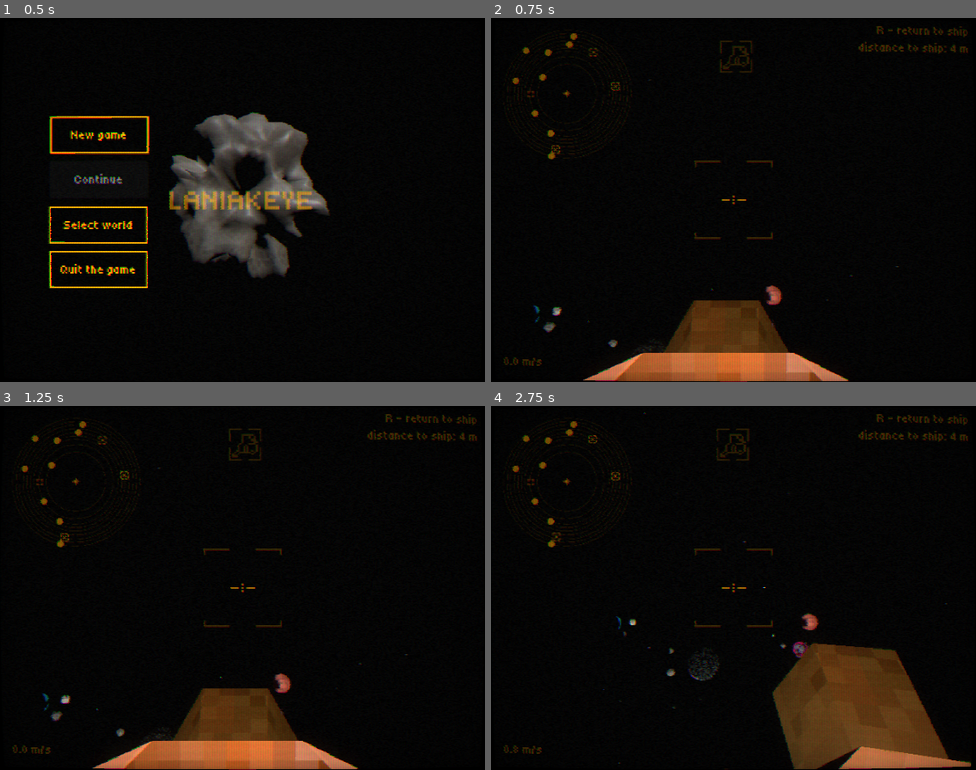
Above: before the commit, frames 1-4 (two rows, left to right).
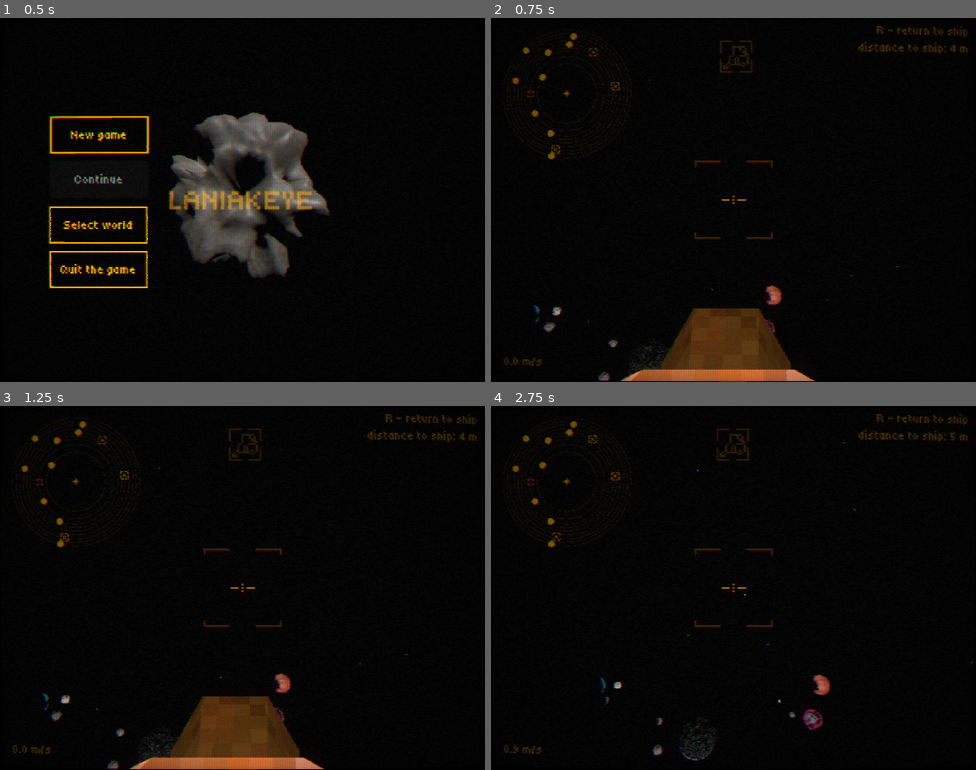
Above: after the commit, the same moments.

Repository: hirqshi/laniakeye
Game: Godot game, scene res://ui/menus/main_menu.tscn
The game is run twice, just before and just after one commit, with the same random seed, the same clock (stepped at 60 frames per second) and the same inputs.
Inputs (mouse positions are in pixels of both pictures, inside the frame that each line leads up to):
- Up to frame 1 (0.5 s): no input
- Up to frame 2 (0.75 s): click "New game" at 0.5 s
- Up to frame 3 (1.25 s): no input
- Up to frame 4 (2.75 s): move the mouse to (757, 588) at 1.27 s; hold R (return) 1.28-2.03 s; hold W (move_forward) from 1.28 s (still down); tap Space (jump) at 1.52, 1.82, 2.27, 2.3, 2.57 s; tap Shift (run) at 1.55, 2.1 s; move the mouse to (709, 588) at 2.02 s

Frame 1 is identical in both runs. In frame 2, 3.0% of the frame differs, in the area x 18-74%, y 77-100%; in frame 3, 3.0%; in frame 4, 11%, in the area x 4-100%, y 1-100%.

Commit message:
refactor: typed GravityZone base + shared gravity math/debug log
- add GravityZone base class (planets/gravity_zone_base.gd), gravity_zone.gd
  and planet_gravity_zone.gd now extend it instead of bare Area3D
- gravity_zone_selector.gd looks up zones as typed GravityZone instead of
  Area3D + has_method()/call() by string
- add GravityBodyMath (generation/gravity_body_math.gd): extracts the
  gravity falloff curve and jump velocity scaling that were duplicated
  in player_controller.gd and ship_controller.gd
- add DebugLog (core/debug_log.gd): opt-in wrapper to replace raw print()
  calls left in physics code from gravity/jump debugging

player_controller.gd and ship_controller.gd not touched in this commit -
follow-up patch needed to wire them to GravityBodyMath/DebugLog, see PR
description for exact diff instructions.

Diff:
--- /dev/null
+++ b/core/debug_log.gd
@@ -0,0 +1,23 @@
+class_name DebugLog
+extends RefCounted
+## Minimal opt-in logger to replace raw print() calls that were scattered
+## through player_controller.gd and ship_controller.gd physics code
+## (gravity mode switches, jump launches, teleport/runaway detection left
+## over from debugging the gravity/jump bugs).
+##
+## Usage:
+##   DebugLog.physics("FLAT JUMP START: v=%s pos=%s" % [v, pos])
+##
+## Disabled by default. Flip enabled = true (e.g. from an autoload _ready()
+## or the debugger) only while actively chasing a physics bug. Always
+## no-ops in release exports regardless of the flag.
+
+static var enabled: bool = false
+
+
+static func physics(message: String) -> void:
+	if not enabled:
+		return
+	if not OS.is_debug_build():
+		return
+	print(message)
--- /dev/null
+++ b/generation/gravity_body_math.gd
@@ -0,0 +1,40 @@
+class_name GravityBodyMath
+extends RefCounted
+## Static gravity-falloff and jump-scaling math shared by PlayerController
+## and ShipController. Both used to compute the exact same inverse-falloff
+## curve independently - extracted here once, since it's now genuinely
+## used by two callers (per project convention: only abstract after two
+## real use sites exist).
+##
+## Deliberately NOT a Node/component with state - both controllers already
+## own their own gravity_mode/gravity_source/surface_gravity_strength
+## fields tied into their movement code in ways that aren't worth
+## re-plumbing right now. This just kills the duplicated formula.
+
+
+## Same inverse-falloff curve previously duplicated in player_controller.gd
+## and ship_controller.gd's _get_falloff_gravity_strength(). distance_to_center
+## is in meters from the gravity source's origin.
+static func get_falloff_gravity_strength(
+	distance_to_center: float,
+	surface_gravity_strength: float,
+	gravity_multiplier: float,
+	planet_radius_m: float,
+	gravity_zone_multiplier: float,
+	gravity_fade_curve_power: float
+) -> float:
+	var base_strength: float = surface_gravity_strength * gravity_multiplier
+	var zone_radius: float = planet_radius_m * gravity_zone_multiplier
+	if zone_radius <= planet_radius_m:
+		return base_strength
+	var t: float = clamp((distance_to_center - planet_radius_m) / (zone_radius - planet_radius_m), 0.0, 1.0)
+	var falloff: float = pow(1.0 - t, gravity_fade_curve_power)
+	return base_strength * falloff
+
+
+## Rescales jump launch velocity so jump HEIGHT stays roughly constant
+## across planets with wildly different gravity_strength (moved from
+## player_controller.gd verbatim, logic unchanged).
+static func get_effective_jump_velocity(base_jump_velocity: float, gravity_strength: float) -> float:
+	var reference_gravity: float = 9.8
+	return base_jump_velocity * sqrt(max(gravity_strength, 0.1) / reference_gravity)
--- a/planets/gravity_zone.gd
+++ b/planets/gravity_zone.gd
@@ -1,25 +1,25 @@
-extends Area3D
+extends GravityZone
 
-## Gravity zone for walking around INSIDE the ship's hull (not the seat -
-## this is for a player who is NOT piloting, just walking around the
-## interior). Unlike planet gravity (which pulls toward a center point),
-## ship interior gravity pulls toward the ship's local -Y axis, i.e.
-## "down" relative to the ship's own orientation - so it still works
-## correctly while the ship is flying/rotating in space.
+## Bridges a planet's GravityArea to any body that knows how to receive
+## gravity (player, ship - anything implementing set_planet_gravity/
+## set_zero_g/get_current_gravity_source).
 ##
-## FIX: both entered and exited now go through GravityZoneSelector, which
-## reevaluates ALL overlapping "planet_gravity_zone" members and picks the
-## closest one - instead of this zone unilaterally forcing set_flat_gravity
-## on entry or blindly forcing set_zero_g on exit. The old exit handler
-## could incorrectly zero out gravity even while the body was still inside
-## a DIFFERENT valid zone (e.g. a planet's gravity while standing near an
-## open airlock during landing). Both signals are now deferred consistently
-## (previously entered was immediate and exited was deferred, which could
-## let a stale deferred exit stomp a fresher immediate entry - see
-## GravityZoneSelector for details).
+## FIX: both entered and exited now go through GravityZoneSelector,
+## deferred consistently. Previously body_entered called
+## _apply_closest_gravity_source() immediately/synchronously while
+## body_exited deferred it - if a body crossed zone boundaries quickly
+## (e.g. repeatedly entering/exiting near an edge, or transitioning
+## between overlapping zones), a stale deferred exit reevaluation could
+## execute AFTER a fresher immediate entry and overwrite it with wrong or
+## null gravity. Deferring both consistently preserves the actual order
+## events fired in, regardless of which zone or signal type.
+##
+## REFACTOR: now extends GravityZone (planets/gravity_zone_base.gd)
+## instead of bare Area3D. Overrides below replace the old duck-typed
+## get_zone_priority/apply_gravity_to that GravityZoneSelector used to
+## reach via has_method()/call().
 
-@export var ship_root: Node3D
-@export var interior_gravity_strength: float = 9.8
+@export var planet_root: Node3D
 
 func _ready() -> void:
 	add_to_group("planet_gravity_zone")
@@ -45,16 +45,10 @@
 ## Identifies this zone's gravity root and how it applies gravity, for
 ## GravityZoneSelector's closest-zone comparison.
 func get_gravity_root() -> Node3D:
-	return ship_root
+	return planet_root
+
+func get_zone_priority() -> int:
+	return 0
 
 func apply_gravity_to(body: Node3D) -> void:
-	body.call("set_flat_gravity", ship_root, interior_gravity_strength)
-
-func get_radius() -> float:
-	return 0.0
-
-func get_gravity_zone_radius() -> float:
-	return 999999.0
-
-func get_zone_priority() -> int:
-	return 10
+	body.call("set_planet_gravity", planet_root, planet_root.call("get_gravity_strength"))
--- /dev/null
+++ b/planets/gravity_zone_base.gd
@@ -0,0 +1,36 @@
+class_name GravityZone
+extends Area3D
+## Base class for anything that can pull a body into a gravity mode.
+## Concrete zones (PlanetExteriorZone in gravity_zone.gd, ship interior
+## zone in planet_gravity_zone.gd) extend this and override the virtuals
+## below.
+##
+## Replaces the old has_method()/call()-by-string duck-typing pattern in
+## GravityZoneSelector: with a real base class, `area as GravityZone`
+## either succeeds or the area isn't a gravity zone - no silent typos in
+## method name strings, and full autocomplete/type-checking.
+##
+## Subclasses are still expected to add_to_group("planet_gravity_zone")
+## and wire up body_entered/body_exited themselves, since the two current
+## zone types differ slightly in what "supports gravity" means for them
+## (kept as-is rather than pulled up, to avoid restructuring signal wiring
+## in the same pass as the type change).
+
+## Higher priority wins when multiple zones overlap (e.g. standing inside
+## a ship that's parked within a planet's gravity zone - the ship
+## interior zone should win over the planet's).
+func get_zone_priority() -> int:
+	return 0
+
+
+func get_gravity_root() -> Node3D:
+	return null
+
+
+## Applies whichever gravity mode this zone represents to body. body is
+## expected to implement set_planet_gravity/set_flat_gravity/set_zero_g -
+## that contract stays duck-typed for now (only Player and Ship implement
+## it), since formalizing a full GravityReceiver interface class isn't
+## worth it yet for two callers.
+func apply_gravity_to(_body: Node3D) -> void:
+	pass
--- a/planets/gravity_zone_selector.gd
+++ b/planets/gravity_zone_selector.gd
@@ -3,13 +3,17 @@
 
 ## Shared logic for picking which gravity zone a body should currently
 ## belong to, used by BOTH the ship interior zone and the planet exterior
-## zone. Any Area3D in the "planet_gravity_zone" group that implements
-## get_gravity_root() and apply_gravity_to(body) can participate.
+## zone. Any GravityZone in the "planet_gravity_zone" group participates.
 ##
 ## Both entered and exited handlers on participating zones should call
 ## this via call_deferred, consistently, so relative event ordering is
 ## preserved and a stale reevaluation from one zone can't stomp a fresher
 ## one from another.
+##
+## REFACTOR: zones are now looked up as GravityZone (typed) instead of
+## Area3D + has_method()/call() by string. A malformed/renamed method on
+## a zone script now fails at parse time instead of silently falling back
+## to priority 0 or doing nothing.
 
 static func reevaluate(body: Node3D) -> void:
 	if not is_instance_valid(body):
@@ -19,34 +23,33 @@
 	if not body.has_method("set_zero_g"):
 		return
 
-	var best_zone: Area3D = null
+	var best_zone: GravityZone = null
 	var best_priority: int = -1
 	var best_distance: float = INF
 
 	for area in body.get_tree().get_nodes_in_group("planet_gravity_zone"):
-		if not area is Area3D:
+		var zone: GravityZone = area as GravityZone
+		if zone == null:
 			continue
-		if not area.has_method("get_gravity_root") or not area.has_method("apply_gravity_to"):
-			continue
-		if not area.overlaps_body(body):
+		if not zone.overlaps_body(body):
 			continue
 
-		var candidate_root: Node3D = area.call("get_gravity_root")
+		var candidate_root: Node3D = zone.get_gravity_root()
 		if candidate_root == null:
 			continue
 		if candidate_root == body or candidate_root.is_ancestor_of(body):
 			continue
 
-		var priority: int = area.call("get_zone_priority") if area.has_method("get_zone_priority") else 0
+		var priority: int = zone.get_zone_priority()
 		var distance: float = body.global_position.distance_to(candidate_root.global_position)
 
 		if priority > best_priority or (priority == best_priority and distance < best_distance):
 			best_priority = priority
 			best_distance = distance
-			best_zone = area
+			best_zone = zone
 
 	if best_zone == null:
 		body.call("set_zero_g")
 		return
 
-	best_zone.call("apply_gravity_to", body)
+	best_zone.apply_gravity_to(body)
--- a/planets/planet_gravity_zone.gd
+++ b/planets/planet_gravity_zone.gd
@@ -1,20 +1,31 @@
-extends Area3D
+extends GravityZone
 
-## Bridges a planet's GravityArea to any body that knows how to receive
-## gravity (player, ship - anything implementing set_planet_gravity/
-## set_zero_g/get_current_gravity_source).
+## Gravity zone for walking around INSIDE the ship's hull (not the seat -
+## this is for a player who is NOT piloting, just walking around the
+## interior). Unlike planet gravity (which pulls toward a center point),
+## ship interior gravity pulls toward the ship's local -Y axis, i.e.
+## "down" relative to the ship's own orientation - so it still works
+## correctly while the ship is flying/rotating in space.
 ##
-## FIX: both entered and exited now go through GravityZoneSelector,
-## deferred consistently. Previously body_entered called
-## _apply_closest_gravity_source() immediately/synchronously while
-## body_exited deferred it - if a body crossed zone boundaries quickly
-## (e.g. repeatedly entering/exiting near an edge, or transitioning
-## between overlapping zones), a stale deferred exit reevaluation could
-## execute AFTER a fresher immediate entry and overwrite it with wrong or
-## null gravity. Deferring both consistently preserves the actual order
-## events fired in, regardless of which zone or signal type.
+## FIX: both entered and exited now go through GravityZoneSelector, which
+## reevaluates ALL overlapping "planet_gravity_zone" members and picks the
+## closest/highest-priority one - instead of this zone unilaterally
+## forcing set_flat_gravity on entry or blindly forcing set_zero_g on
+## exit. The old exit handler could incorrectly zero out gravity even
+## while the body was still inside a DIFFERENT valid zone (e.g. a
+## planet's gravity while standing near an open airlock during landing).
+## Both signals are now deferred consistently (previously entered was
+## immediate and exited was deferred, which could let a stale deferred
+## exit stomp a fresher immediate entry - see GravityZoneSelector for
+## details).
+##
+## REFACTOR: now extends GravityZone (planets/gravity_zone_base.gd)
+## instead of bare Area3D. Overrides below replace the old duck-typed
+## get_zone_priority/apply_gravity_to that GravityZoneSelector used to
+## reach via has_method()/call().
 
-@export var planet_root: Node3D
+@export var ship_root: Node3D
+@export var interior_gravity_strength: float = 9.8
 
 func _ready() -> void:
 	add_to_group("planet_gravity_zone")
@@ -40,10 +51,16 @@
 ## Identifies this zone's gravity root and how it applies gravity, for
 ## GravityZoneSelector's closest-zone comparison.
 func get_gravity_root() -> Node3D:
-	return planet_root
+	return ship_root
+
+func apply_gravity_to(body: Node3D) -> void:
+	body.call("set_flat_gravity", ship_root, interior_gravity_strength)
+
+func get_radius() -> float:
+	return 0.0
+
+func get_gravity_zone_radius() -> float:
+	return 999999.0
 
 func get_zone_priority() -> int:
-	return 0
-
-func apply_gravity_to(body: Node3D) -> void:
-	body.call("set_planet_gravity", planet_root, planet_root.call("get_gravity_strength"))
+	return 10
